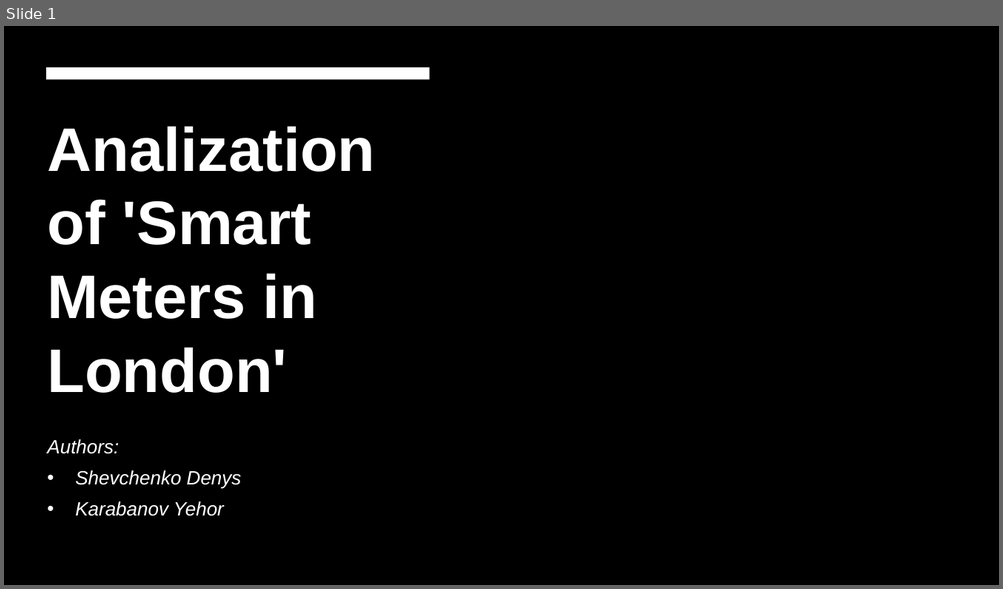
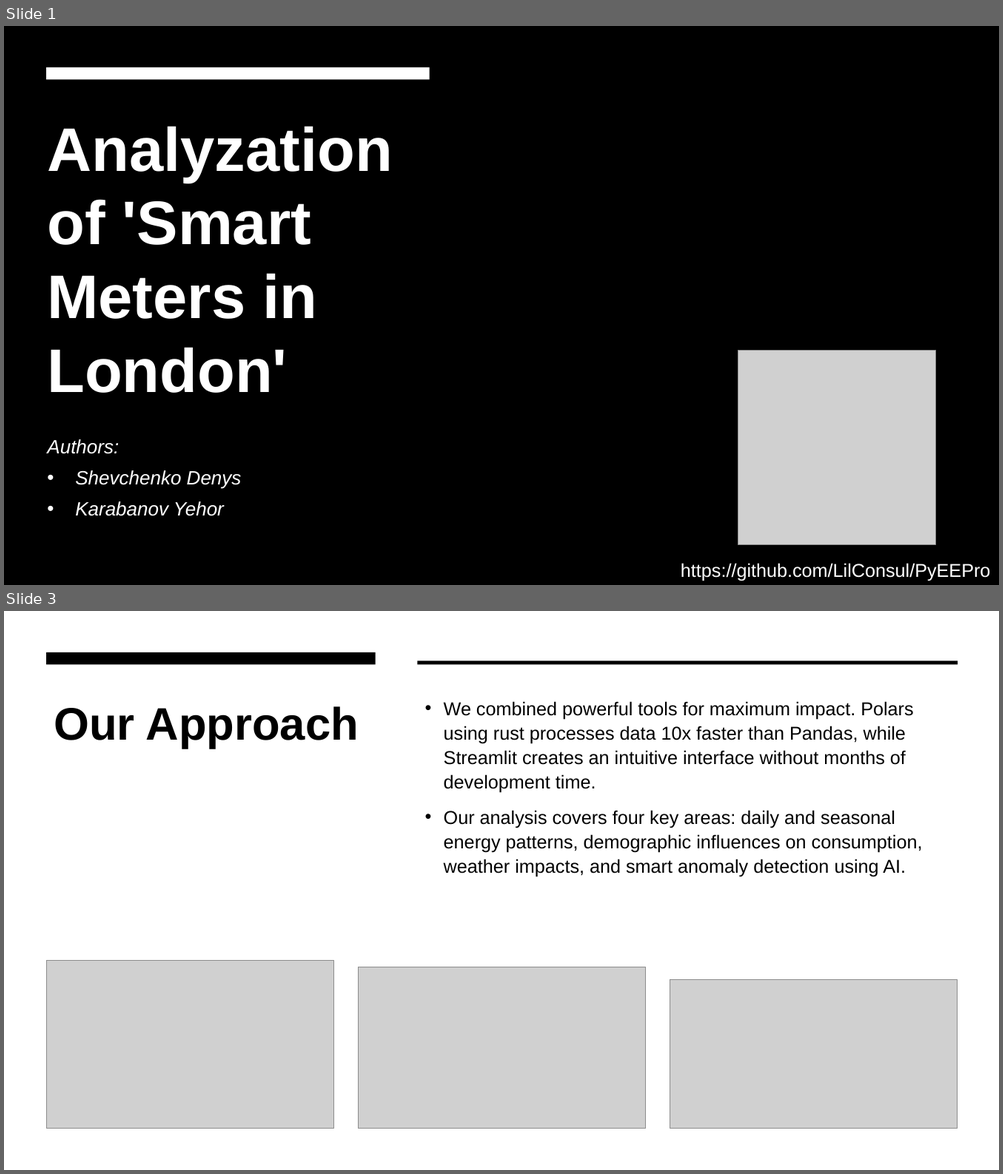
Before and after one commit to LilConsul/PyEEPro, a slide deck: docs/Analization of 'Smart Meters in London'.pptx. Shown one above the other, each under a label of ours: slide 1 before the commit, slides 1 and 3 after it; the slides between them are not shown. The pictures are 1003x589 and 1003x1174 pixels, drawn with LibreOffice and Linux fonts; fonts in the diff are those of the drawing; grey boxes stand for pictures; background and template pictures are left out. Boxes give left, top, right and bottom in pixels: in the first picture for what was removed or moved away, otherwise in the second. Text is boxed around its words. In the diff, an @@ line names an element or a change of style, - is before the commit and + after.

```diff
--- a/docs/Analization of 'Smart Meters in London'.pptx
+++ b/docs/Analization of 'Smart Meters in London'.pptx
@@ slide 3 added at [4,611,999,1170], background #FFFFFF @@
@@ rectangle added at [4,611,999,1170], fill #FFFFFF @@
@@ rectangle added at [46,652,375,665], fill #000000 @@
@@ rectangle added at [418,661,958,665], fill #000000 @@
@@ title added at [54,706,358,749], 44 pt, text #000000, bold @@
+Our Approach
@@ text added at [444,701,922,877], 18 pt, text #000000 @@
+• We combined powerful tools for maximum impact. Polars using rust processes data 10x faster than Pandas, while Streamlit creates an intuitive interface without months of development time.
+• Our analysis covers four key areas: daily and seasonal energy patterns, demographic influences on consumption, weather impacts, and smart anomaly detection using AI.
@@ picture added at [46,961,334,1129] @@
@@ picture added at [358,967,646,1129] @@
@@ picture added at [670,980,958,1129] @@
@@ slide 1 changed as well @@
@@ title at [47,126,392,393]: text changed @@
-Analization of 'Smart Meters in London'
+Analyzation of 'Smart Meters in London'
@@ picture added at [738,351,936,546] @@
@@ text added at [680,563,990,582], 18 pt, text #FFFFFF @@
+https://github.com/LilConsul/PyEEPro
```
Also in this commit, not shown: 8 other slides added, 7 slides removed.
